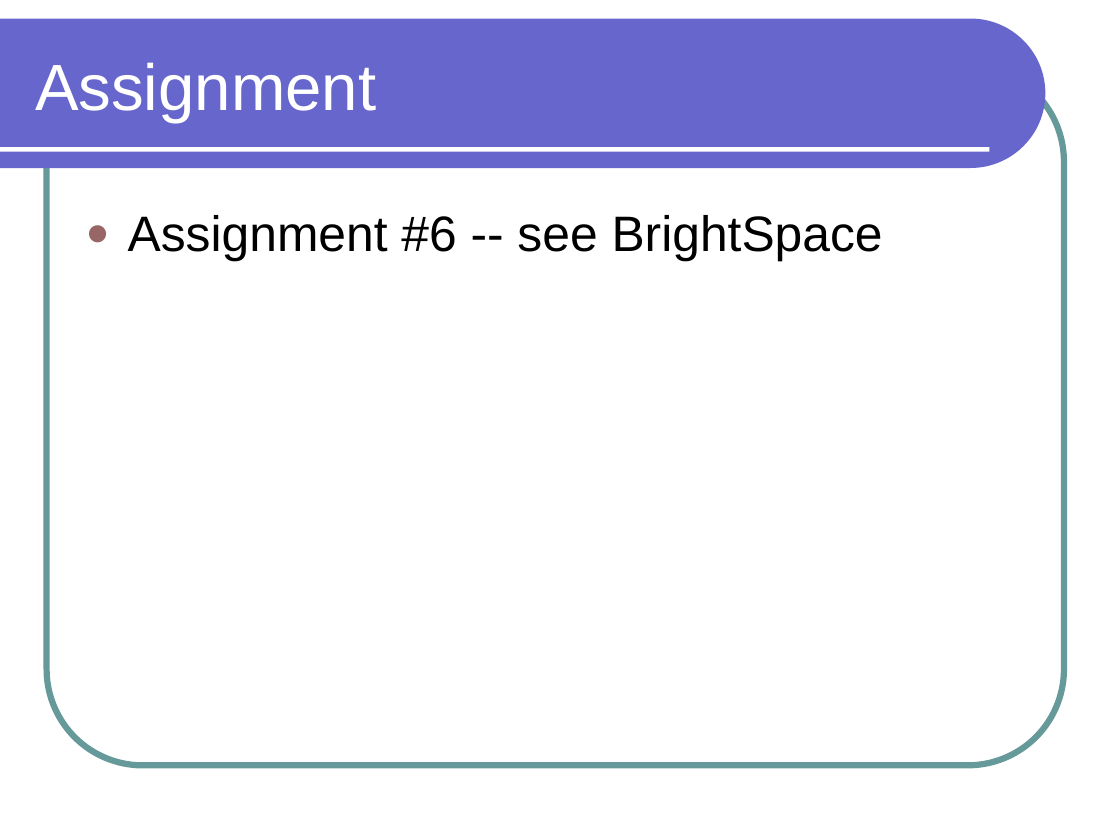
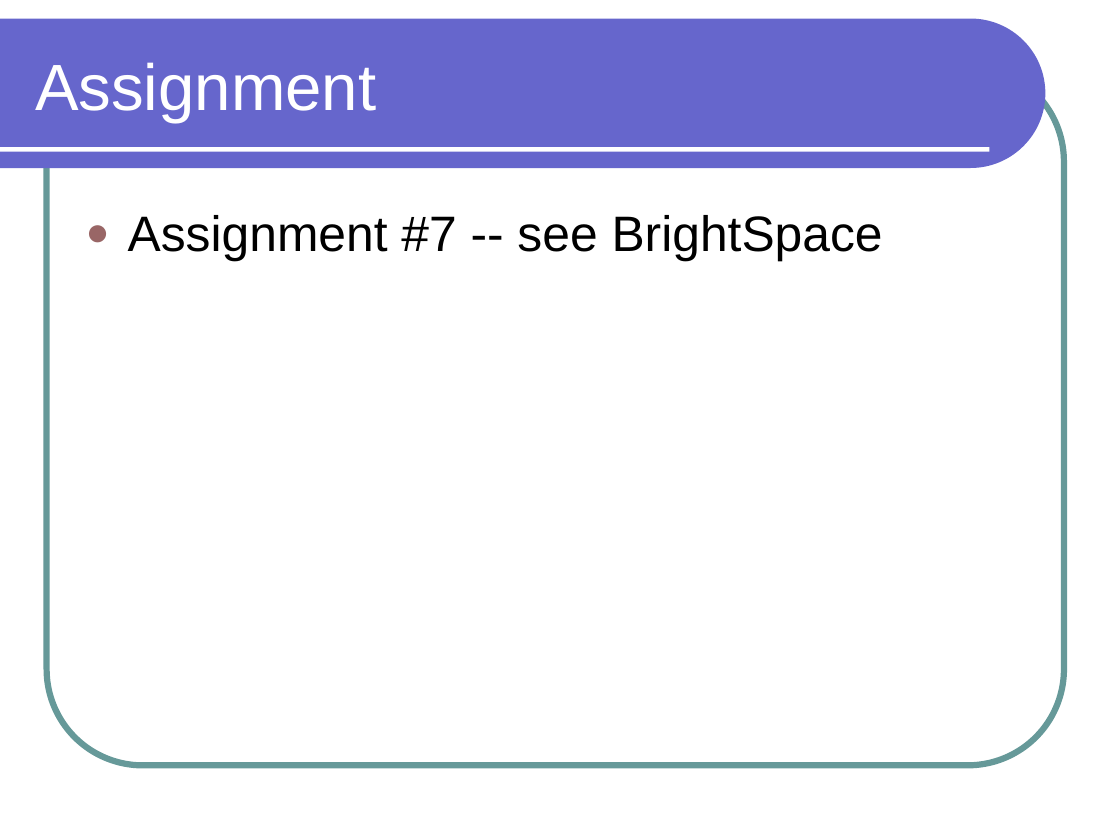
Before and after one commit to lutzhamel/CSC301, a slide deck: slide 13 of notes/csc301-ln018.ppt. Drawn at 1120x840 pixels with LibreOffice and Linux fonts; fonts in the diff are those of the drawing. Boxes give left, top, right and bottom in pixels: in the first picture for what was removed or moved away, otherwise in the second. Text is boxed around its words. In the diff, an @@ line names an element or a change of style, - is before the commit and + after.

```diff
--- a/notes/csc301-ln018.ppt
+++ b/notes/csc301-ln018.ppt
@@ text at (x1=128, y1=215, x2=883, y2=261): text changed @@
-● Assignment #6 -- see BrightSpace
+● Assignment #7 -- see BrightSpace
```
Also in this commit, not shown: 1 other slide changed, 1 other file.
